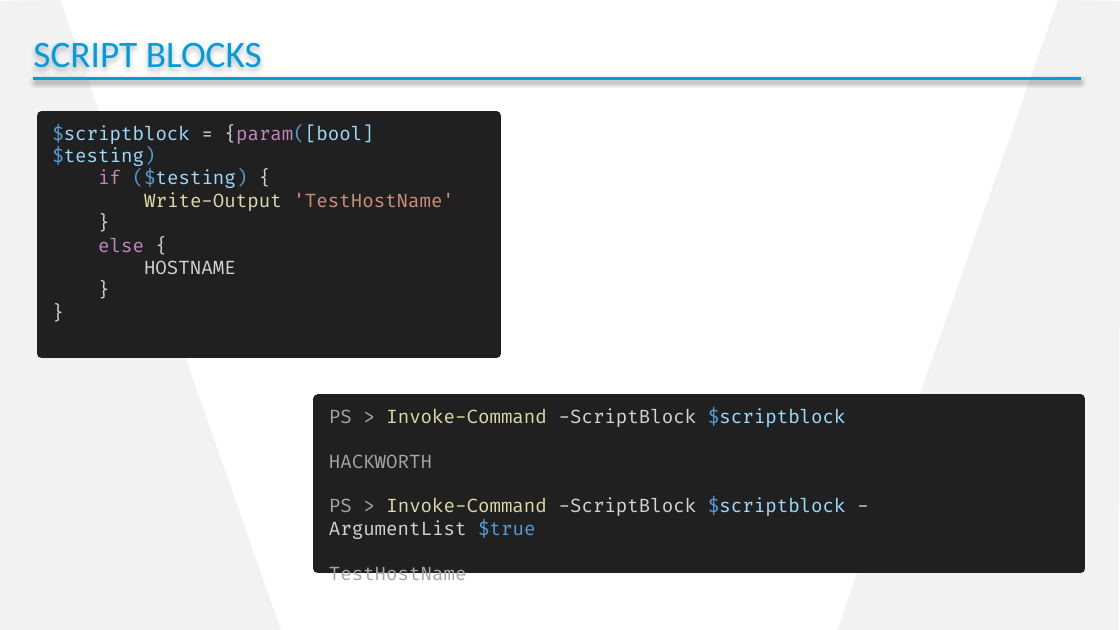
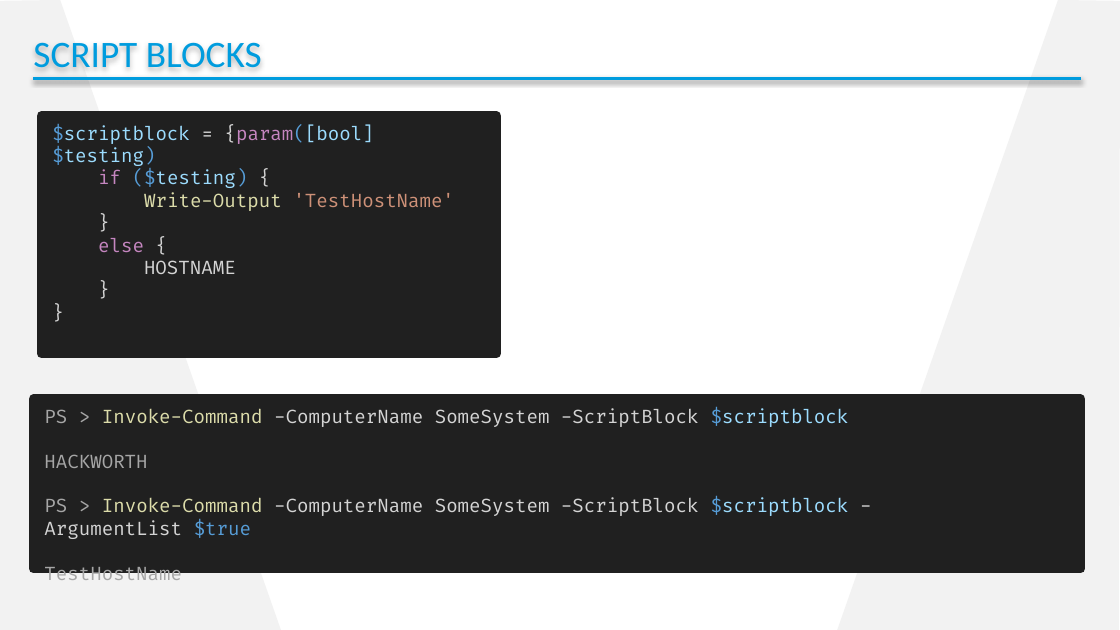
Before and after one commit to cdhunt/pssummit2017-mocking, a slide deck: slide 17 of Summit2017_Mocking.pptx. Drawn at 1120x630 pixels with LibreOffice and Linux fonts; fonts in the diff are those of the drawing; background and template pictures are left out. Boxes give left, top, right and bottom in pixels: in the first picture for what was removed or moved away, otherwise in the second. Text is boxed around its words. In the diff, an @@ line names an element or a change of style, - is before the commit and + after.

Commit message:
Update ScriptsBlock demo

```diff
--- a/Summit2017_Mocking.pptx
+++ b/Summit2017_Mocking.pptx
@@ rectangle "PS > Invoke-Command -ComputerName SomeSystem ...": place and size @@
-rectangle "PS > Invoke-Command -ComputerName SomeSystem ..." at [318, 399, 1081, 568]
+rectangle "PS > Invoke-Command -ComputerName SomeSystem ..." at [34, 399, 1081, 568]
@@ text in rectangle at [44, 408, 849, 427]: text changed; text colour #DCDCAA to #D4D4D4 @@
-PS > Invoke-Command -ScriptBlock $scriptblock
+PS > Invoke-Command -ComputerName SomeSystem -ScriptBlock $scriptblock
@@ text in rectangle at [44, 498, 849, 539]: text changed @@
-PS > Invoke-Command -ScriptBlock $scriptblock -ArgumentList $true
+PS > Invoke-Command -ComputerName SomeSystem -ScriptBlock $scriptblock -ArgumentList $true
```
Also in this commit, not shown: 1 other slide changed, 1 other file.
